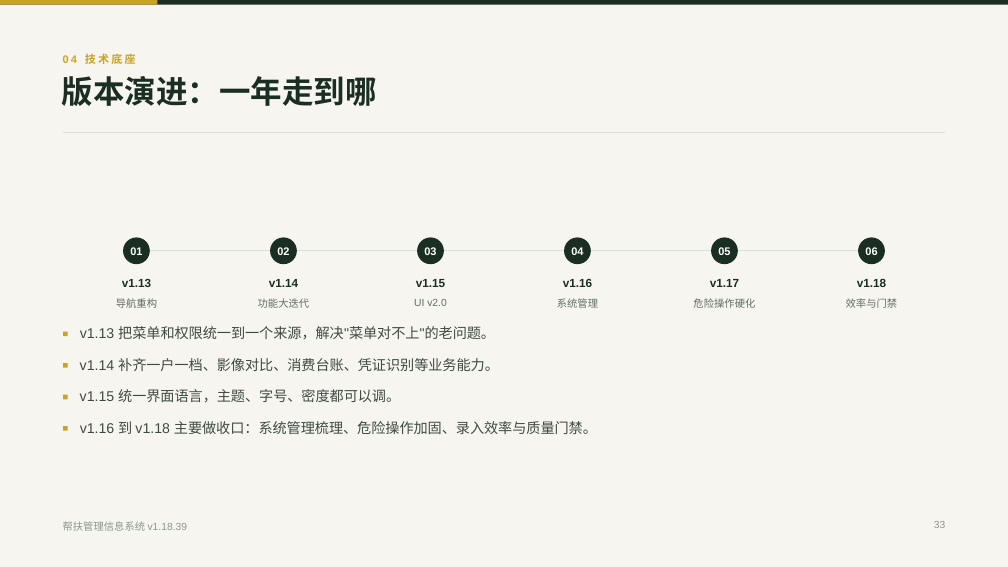
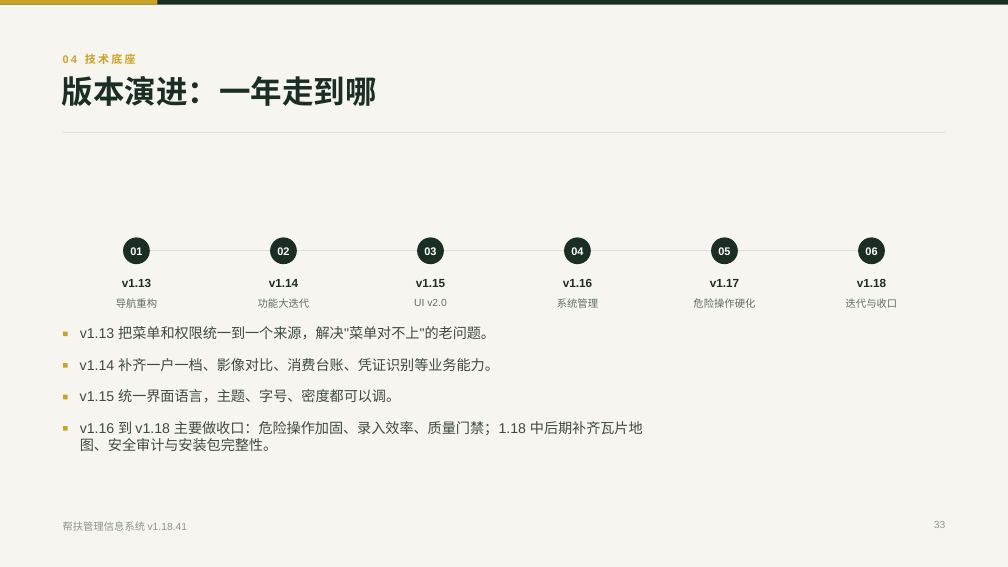
Before and after one commit to lzh745200/MRRS, a slide deck: slide 33 of docs/帮扶管理信息系统介绍-零基础版.pptx. Drawn at 1008x567 pixels with LibreOffice and Linux fonts; fonts in the diff are those of the drawing. Boxes give left, top, right and bottom in pixels: in the first picture for what was removed or moved away, otherwise in the second. Text is boxed around its words. In the diff, an @@ line names an element or a change of style, - is before the commit and + after.

```diff
--- a/docs/帮扶管理信息系统介绍-零基础版.pptx
+++ b/docs/帮扶管理信息系统介绍-零基础版.pptx
@@ text at bbox=[846, 298, 898, 308]: text changed @@
-效率与门禁
+迭代与收口
@@ text at bbox=[80, 421, 643, 451]: text changed @@
-v1.16 到 v1.18 主要做收口：系统管理梳理、危险操作加固、录入效率与质量门禁。
+v1.16 到 v1.18 主要做收口：危险操作加固、录入效率、质量门禁；1.18 中后期补齐瓦片地图、安全审计与安装包完整性。
@@ text at bbox=[63, 521, 188, 531]: text changed @@
-帮扶管理信息系统 v1.18.39
+帮扶管理信息系统 v1.18.41
```
Also in this commit, not shown: 39 other slides changed, 3 other files.
